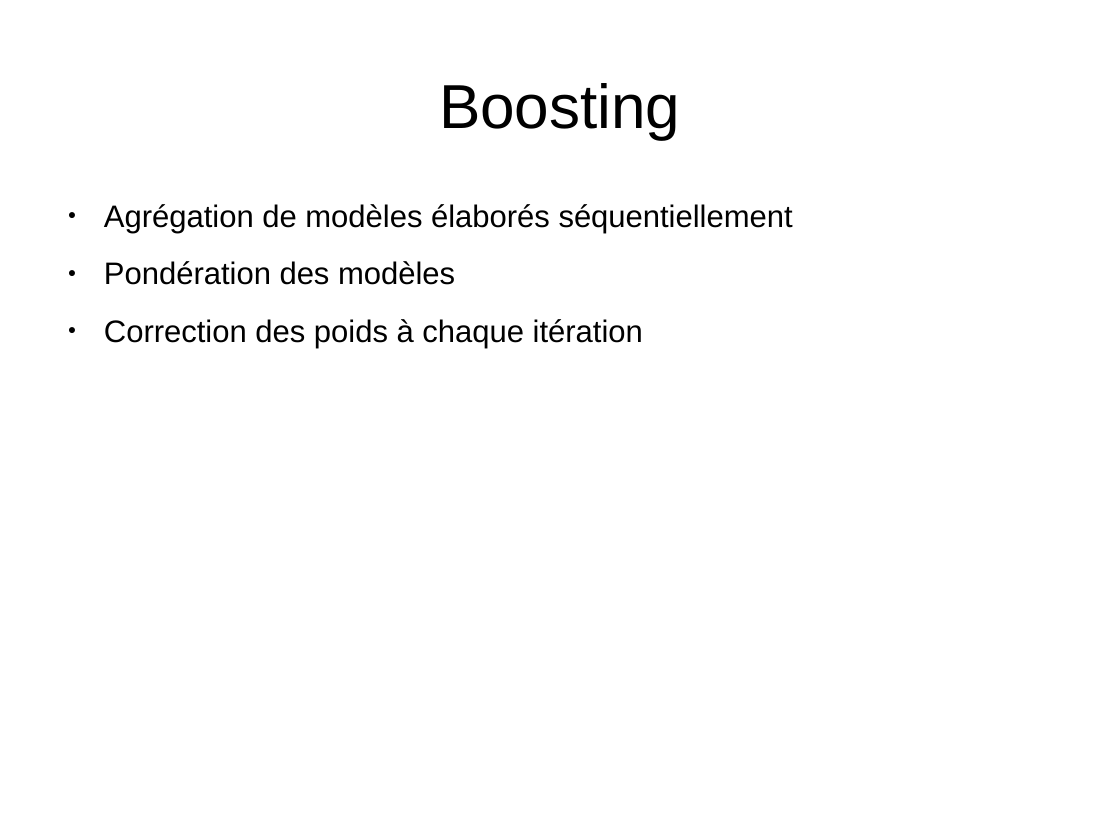
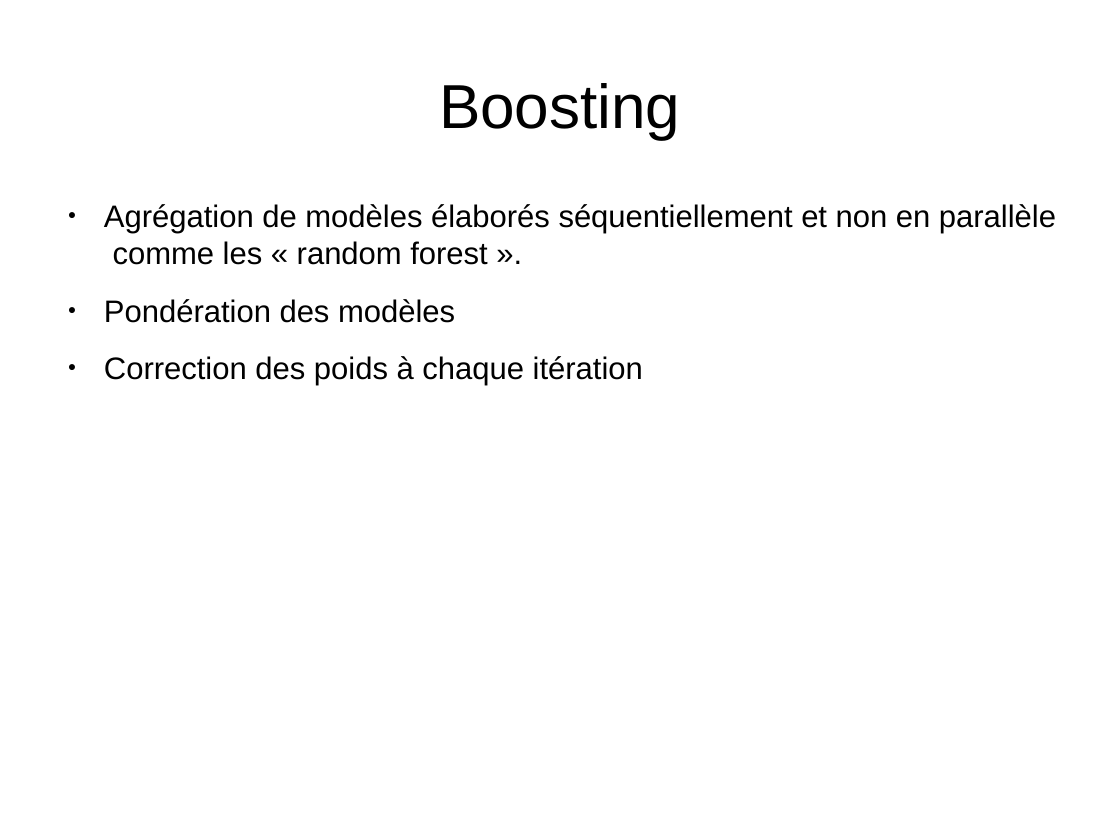
Before and after one commit to kad15/GBM, a slide deck: slide 4 of GBM_kad.odp. Drawn at 1120x840 pixels with LibreOffice and Linux fonts; fonts in the diff are those of the drawing; background and template pictures are left out. Boxes give left, top, right and bottom in pixels: in the first picture for what was removed or moved away, otherwise in the second. Text is boxed around its words. In the diff, an @@ line names an element or a change of style, - is before the commit and + after.

```diff
--- a/GBM_kad.odp
+++ b/GBM_kad.odp
@@ text at (x1=104, y1=204, x2=1056, y2=265): text changed @@
-● Agrégation de modèles élaborés séquentiellement
+● Agrégation de modèles élaborés séquentiellement et non en parallèle comme les « random forest ».
```
Also in this commit, not shown: 3 other slides changed, 4 slides added, 1 other file.
